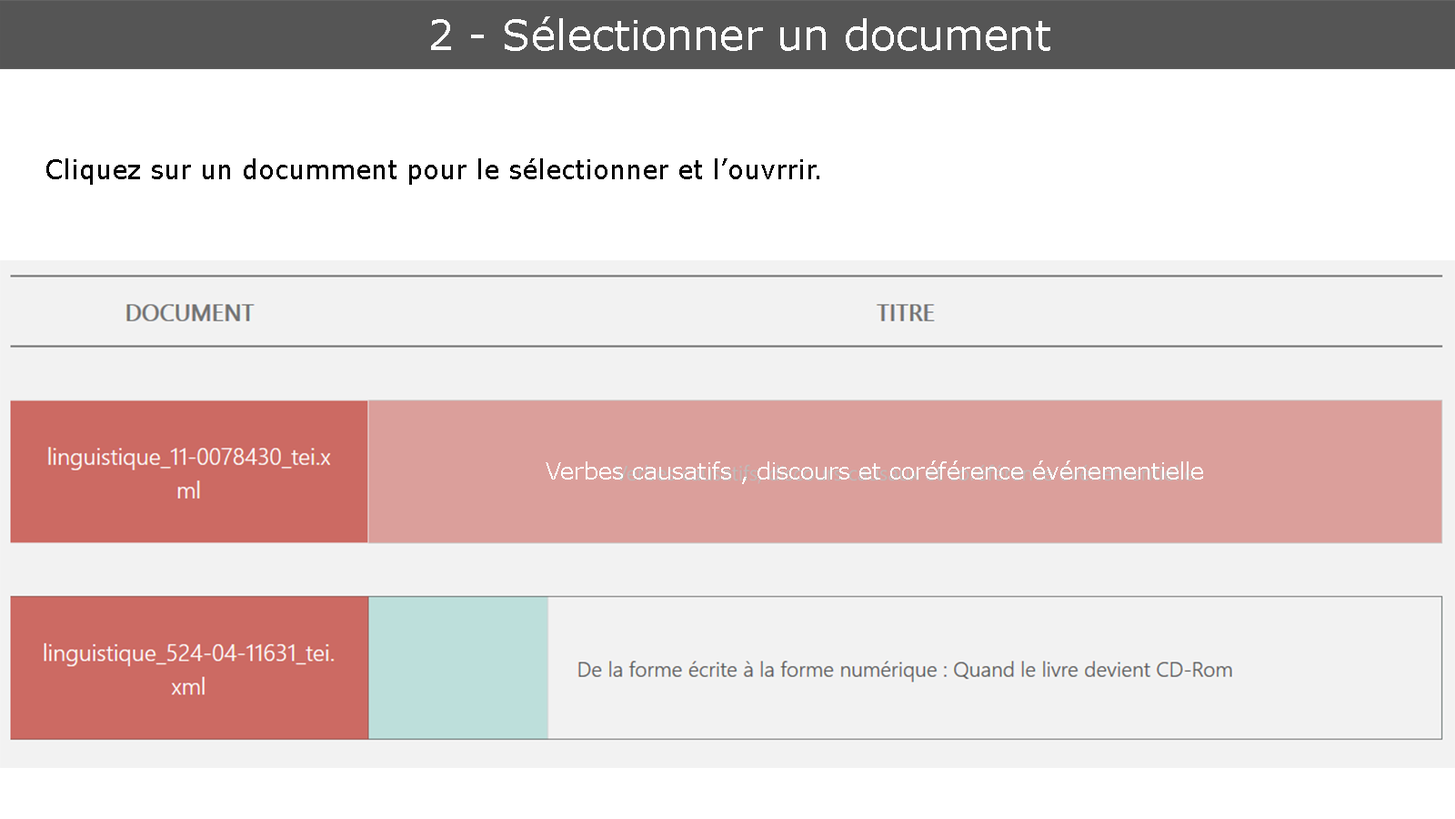
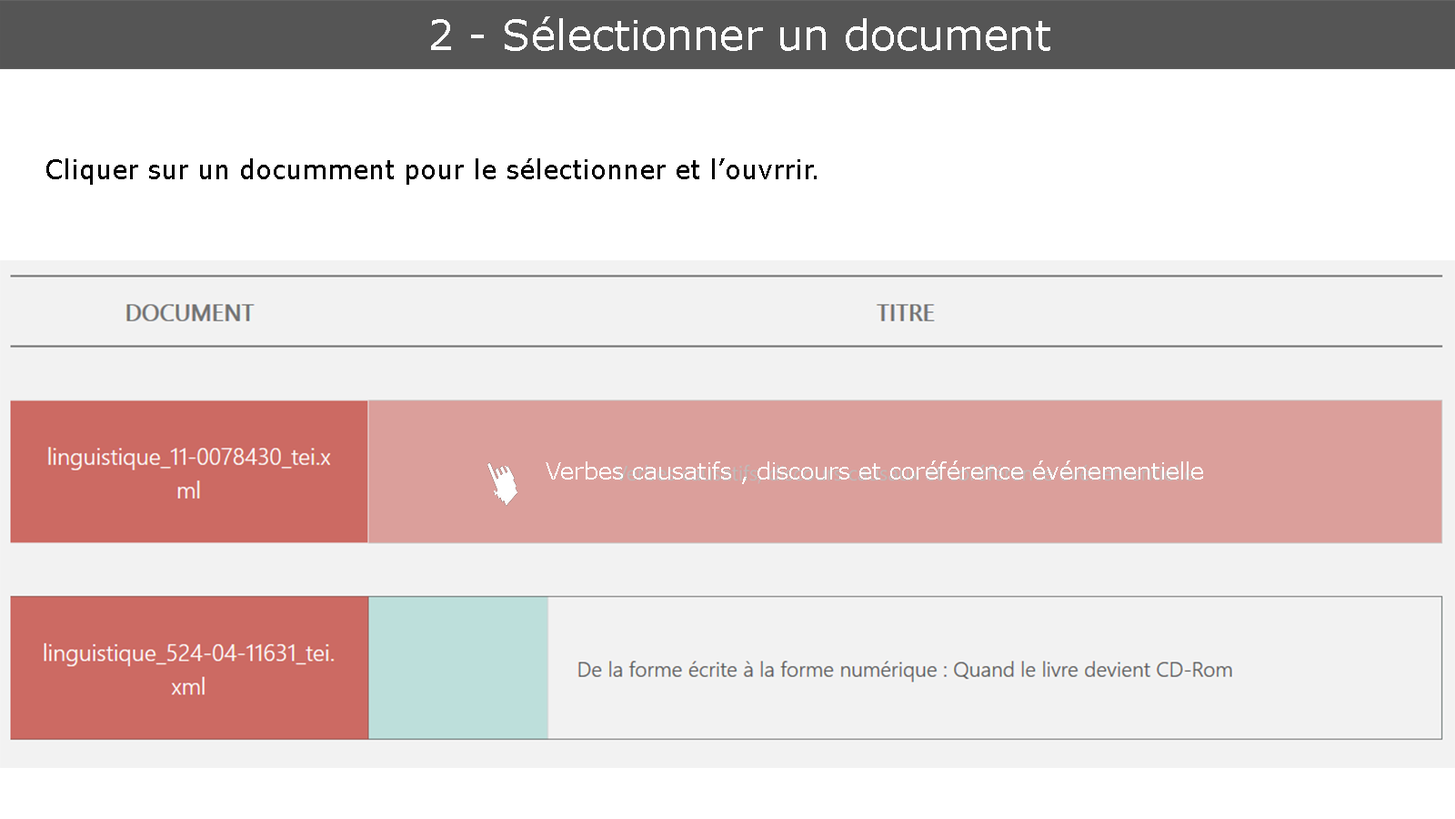
Two versions of the same layered image (w=1455, h=819). Layer-by-layer changes:
renamed "Cliquez sur un documment pour le sélectionner et l’ouvrrir." to "Cliquer sur un documment pour le sélectionner et l’ouvrrir.", painted on it over [left=128, top=158, right=820, bottom=185]
added layer "cuirseur souris" above "Calque 1" over [left=487, top=462, right=518, bottom=506]
